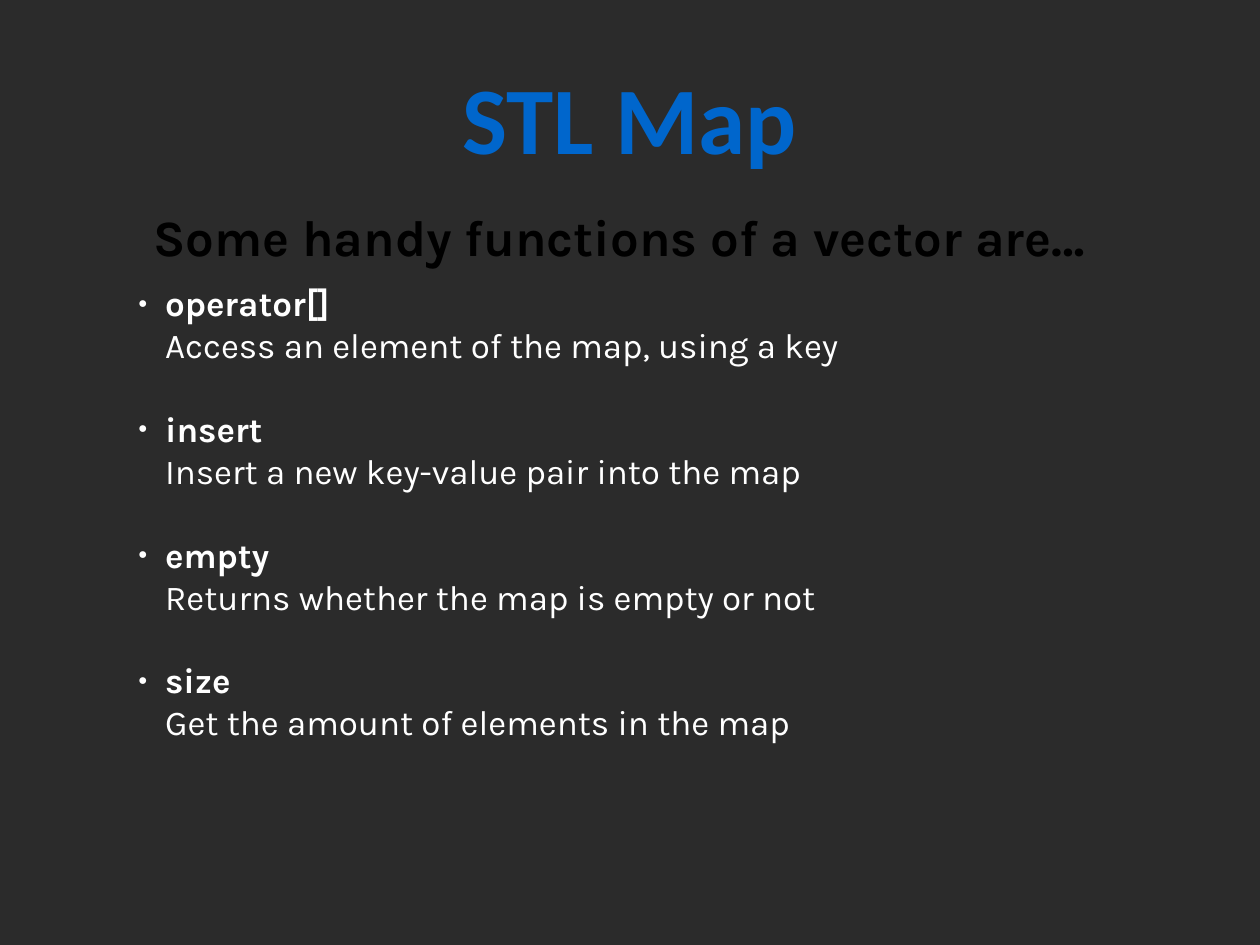
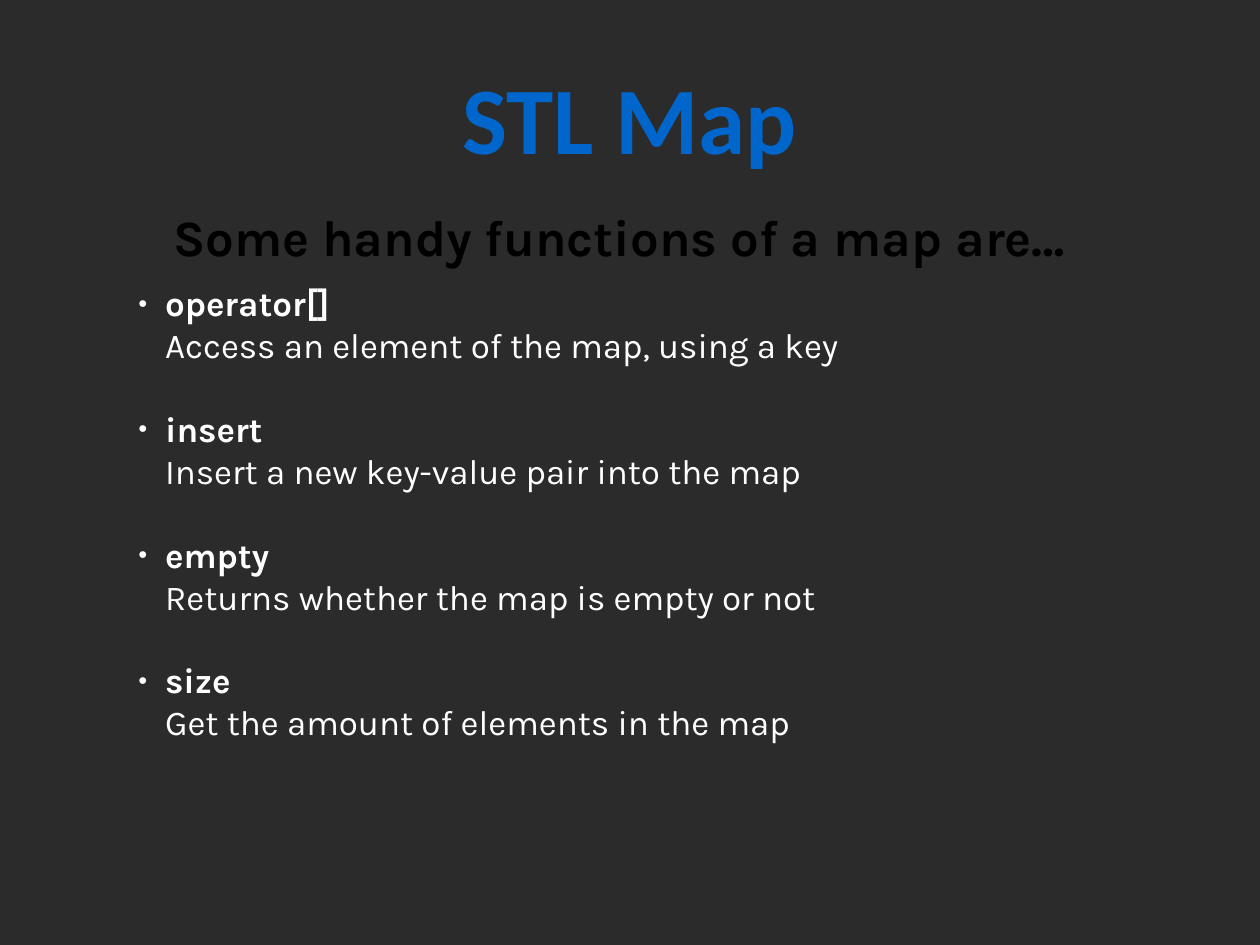
Before and after one commit to mariamhabib/CS250-Data-Structures, a slide deck: slide 43 of Lectures/Lecture 01 - The Standard Template Library.odp. Drawn at 1260x945 pixels with LibreOffice and Linux fonts; fonts in the diff are those of the drawing; background and template pictures are left out; a plain dark background stands for a picture behind light text. Boxes give left, top, right and bottom in pixels: in the first picture for what was removed or moved away, otherwise in the second. Text is boxed around its words. In the diff, an @@ line names an element or a change of style, - is before the commit and + after.

Commit message:
Example code for lecture 2

```diff
--- a/Lectures/Lecture 01 - The Standard Template Library.odp
+++ b/Lectures/Lecture 01 - The Standard Template Library.odp
@@ text at (173, 220, 1065, 268): text changed @@
-Some handy functions of a vector are…
+Some handy functions of a map are…
```
Also in this commit, not shown: 16 other files.
